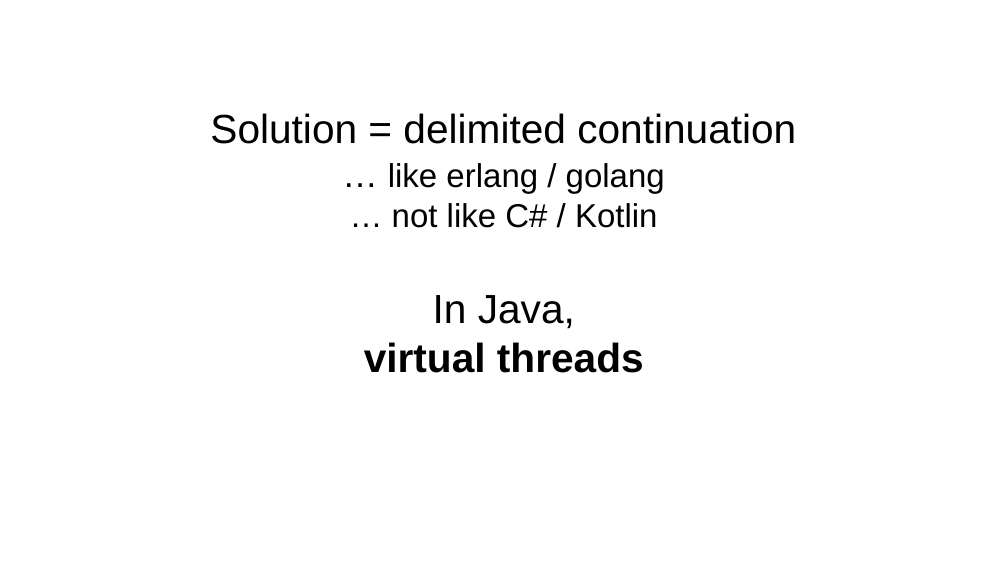
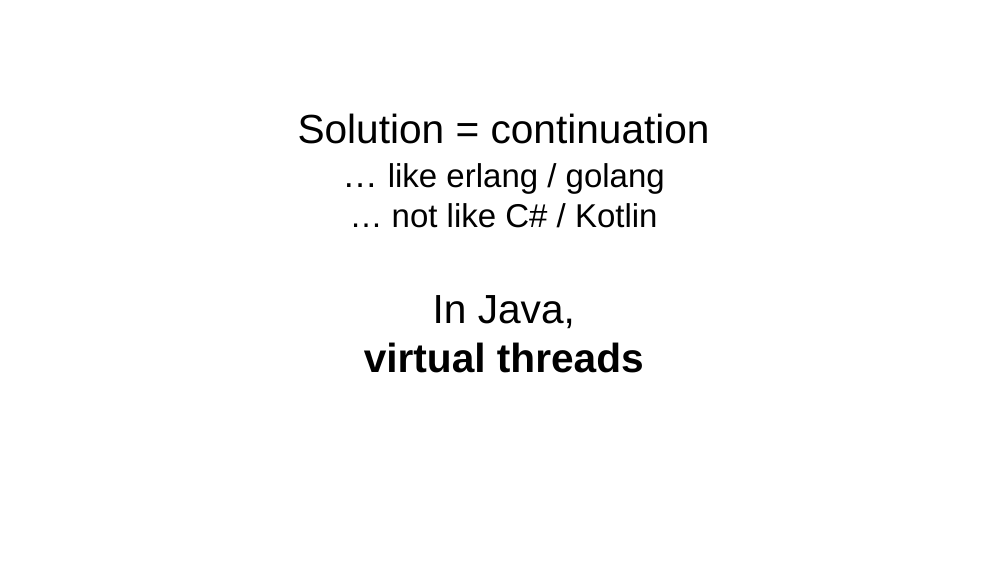
Before and after one commit to forax/loom-fiber, a slide deck: slide 12 of loom is looming.odp. Drawn at 1008x567 pixels with LibreOffice and Linux fonts; fonts in the diff are those of the drawing. Boxes give left, top, right and bottom in pixels: in the first picture for what was removed or moved away, otherwise in the second. Text is boxed around its words. In the diff, an @@ line names an element or a change of style, - is before the commit and + after.

```diff
--- a/loom is looming.odp
+++ b/loom is looming.odp
@@ subtitle at (x1=298, y1=113, x2=710, y2=373): text changed @@
-Solution = delimited continuation
-… like erlang / golang
-… not like C# / Kotlin
-In Java,
-virtual threads
+Solution = continuation
+… like erlang / golang
+… not like C# / Kotlin
+In Java,
+virtual threads
```
Also in this commit, not shown: 7 other slides changed, 1 other file.
